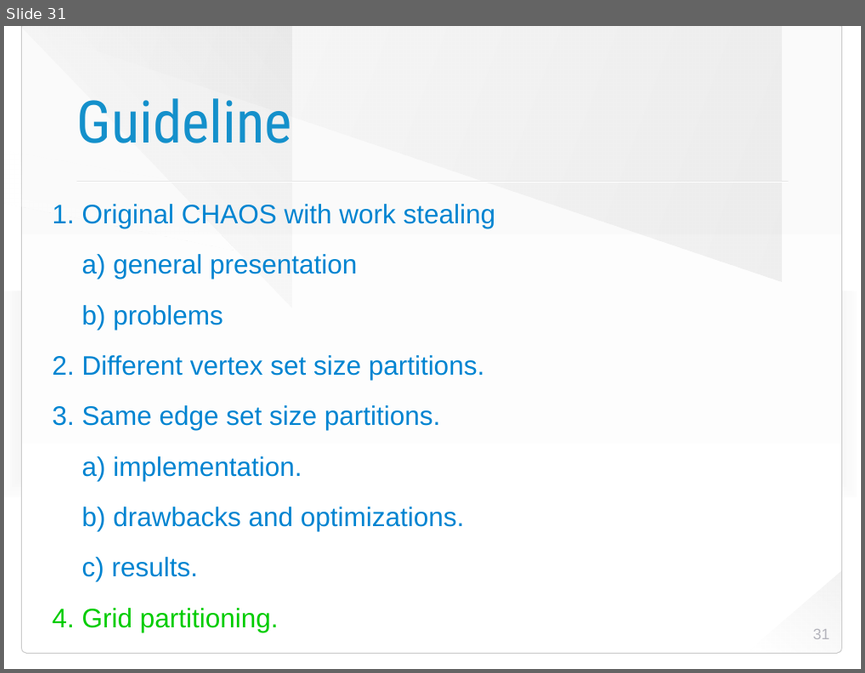
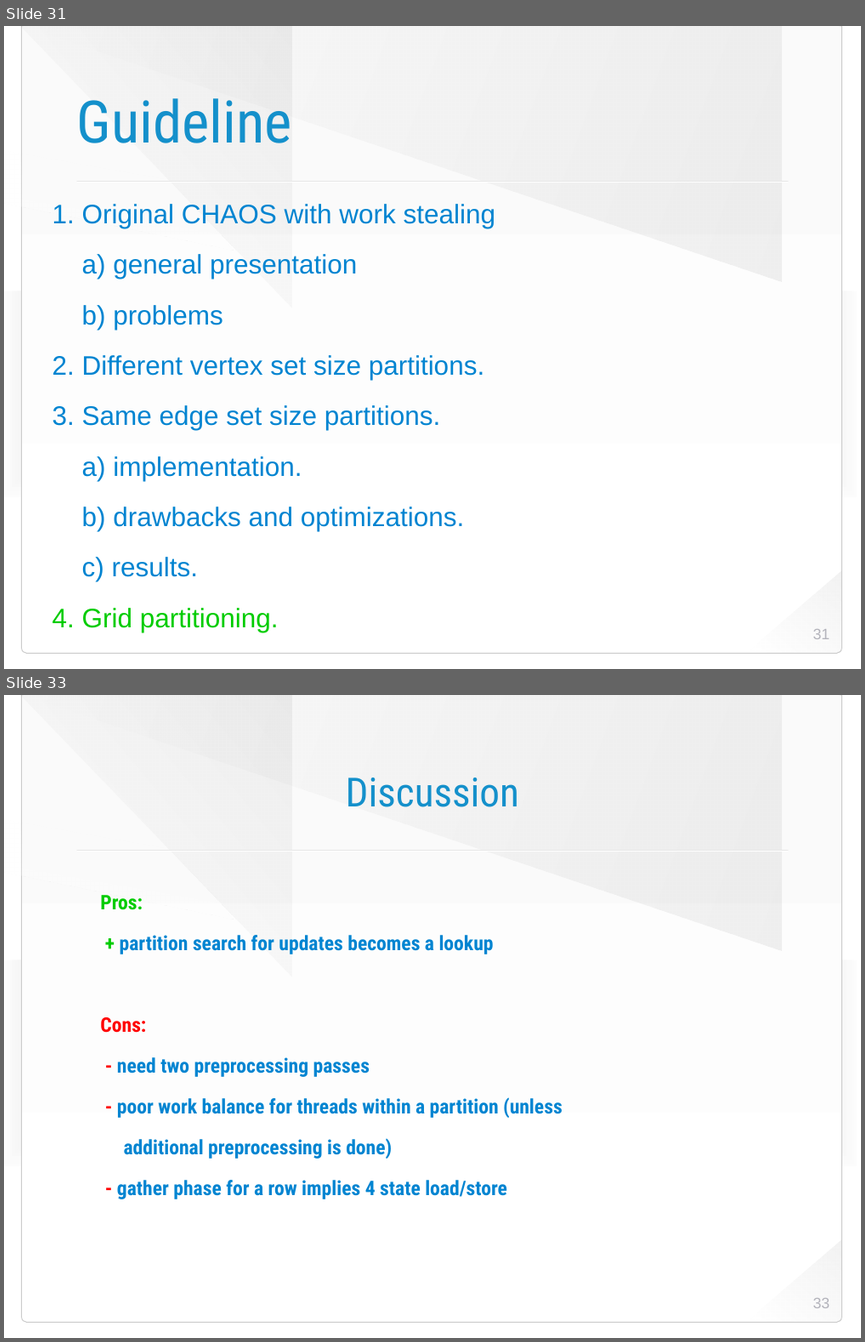
Before and after one commit to HaprianVlad/chaos, a slide deck: presentation.odp. Shown one above the other, each under a label of ours: slide 31 before the commit, slides 31 and 33 after it; the slides between them are not shown. The pictures are 865x673 and 865x1342 pixels, drawn with LibreOffice and Linux fonts; fonts in the diff are those of the drawing; background and template pictures are left out. Boxes give left, top, right and bottom in pixels: in the first picture for what was removed or moved away, otherwise in the second. Text is boxed around its words. In the diff, an @@ line names an element or a change of style, - is before the commit and + after.

Commit message:
add slides

```diff
--- a/presentation.odp
+++ b/presentation.odp
@@ slide 33 added at <box>4,695,861,1338</box>, background picture (left out); not listed: 8 template elements that a slide beside it also shows @@
@@ title added at <box>346,777,519,807</box>, 48 pt, text #1490CB @@
+Discussion
@@ text added at <box>100,895,562,1199</box>, 24 pt, text #0084D1, bold @@
+Pros:
++ partition search for updates becomes a lookup
+Cons:
+- need two preprocessing passes
+- poor work balance for threads within a partition (unless
+additional preprocessing is done)
+- gather phase for a row implies 4 state load/store
@@ page number added at <box>813,1298,830,1308</box>, 18 pt, text #B3B3BB @@
+33
```
Also in this commit, not shown: 1 other slide added, 1 other file.
